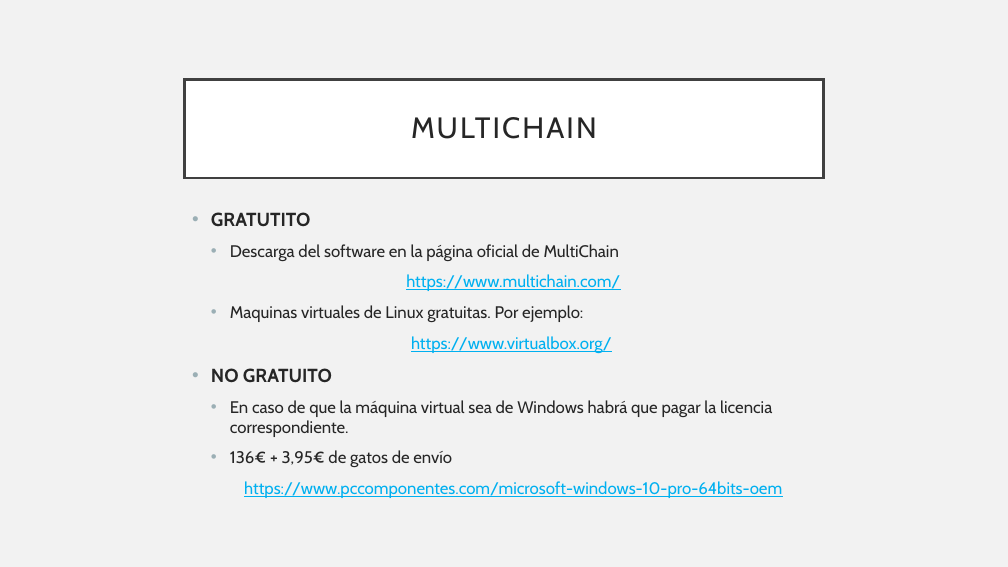
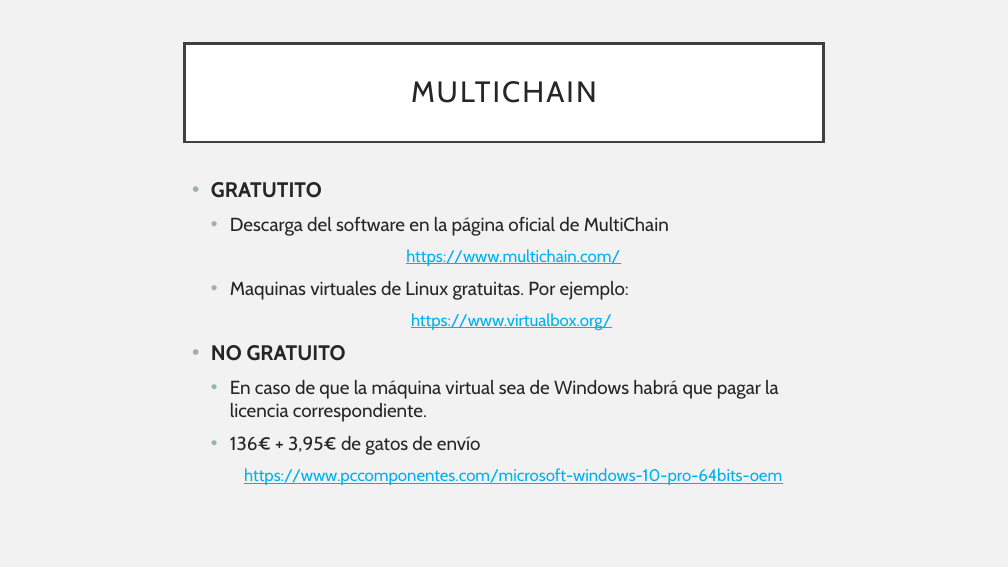
Before and after one commit to alex7dm/DTE_T1_OpenSourceBlockchain, a slide deck: slide 41 of OPEN SOURCE BLOCKCHAIN.pptx (slide 40 before the commit). Drawn at 1008x567 pixels with LibreOffice and Linux fonts; fonts in the diff are those of the drawing. Boxes give left, top, right and bottom in pixels: in the first picture for what was removed or moved away, otherwise in the second. Text is boxed around its words. In the diff, an @@ line names an element or a change of style, - is before the commit and + after.

```diff
--- a/OPEN SOURCE BLOCKCHAIN.pptx
+++ b/OPEN SOURCE BLOCKCHAIN.pptx
@@ title "MULTICHAIN": place and size @@
-title "MULTICHAIN" at (185,79,823,178)
+title "MULTICHAIN" at (185,44,823,142)
@@ text "GRATUTITO": place and size @@
-text "GRATUTITO" at (211,212,782,498)
+text "GRATUTITO" at (211,182,782,485)
@@ text at (211,182,779,455): size 18 to 20 pt in "GRATUTITO", "NO GRATUITO"; size 16 to 18 pt in "Descarga del software en la página oficial ...", "Maquinas virtuales de Linux gratuitas. Por ejemplo:", "En caso de que la máquina virtual ...", "136€ + 3,95€ de gatos de envío" @@
```
Also in this commit, not shown: 1 other slide changed, 5 slides added, 4 slides removed.
